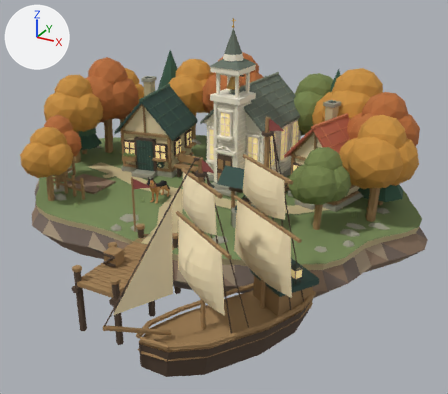
The glTF model public/models/alderwick-island.glb: old version first, new version second.
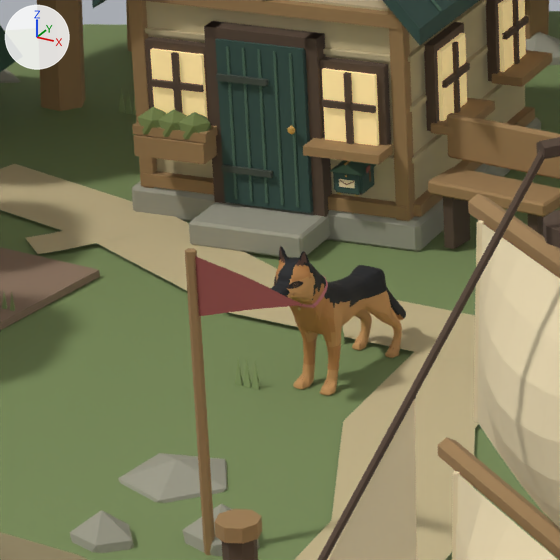
The first picture shows the older version from a 50 mm lens placed at (8.32, -14.5, 6.89), pointed at (1.19, -1.54, 0.41). The close-ups show the older and then the newer version on the part from 22% to 44% of the width and 34% to 59% of the height of that picture. Only the edits that show in the close-ups are written down. Every picture has the same lights, and +X, +Y and +Z are marked at upper left. Where no turn or scale is listed for an object, it has been applied to the vertices.

Objects in the first close-up: 'Khloe fitted almond eye -1', 'Khloe fitted almond eye 1', 'Khloe rose leather collar', 'KhloeCoat', 'ShipForesail', 'ShipMast_0__canvas', 'ShipMast_0__wood_light', 'VillageDoor__roof_green', 'grass_ground', 'plaster_alt', 'sand', 'stone', 'window_glow', 'wood', 'wood_light' and 20 more.
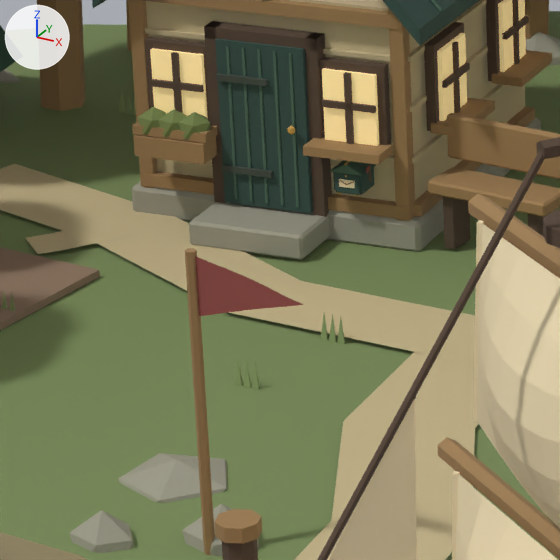
Not visible in the close-ups: 'Khloe little brass tag', 'Khloe soft toe creases'.

What differs and where, as boxes [x1, y1, x2, y2] in the close-ups (560 x 560 px):
'KhloeCoat', deleted: before [271, 246, 406, 395]
    faces in mat_khloe_warm_tan (orange #c6945b): [275, 273, 402, 395]
    faces in mat_khloe_charcoal_saddle (black #141518): [279, 246, 406, 318]
    faces in mat_khloe_warm_ochre (orange #b98148): [276, 260, 404, 370]
    faces in mat_khloe_deep_mask (black #151518): [271, 273, 291, 297]
'Khloe rose leather collar', deleted: before [298, 275, 328, 308]
'Khloe fitted almond eye 1', deleted: before [287, 281, 303, 289]

What changed in the scene script:
```text
Remove ob_khloe_fitted_almond_eye_1:
    ob_khloe_fitted_almond_eye_1 = bpy.data.objects.new('Khloe fitted almond eye 1', me_khloe_fitted_almond_eye_1)
    ob_khloe_fitted_almond_eye_1.location = (-0.74, -1.65, 0.0)
Remove ob_khloe_fitted_almond_eye__1:
    ob_khloe_fitted_almond_eye__1 = bpy.data.objects.new('Khloe fitted almond eye -1', me_khloe_fitted_almond_eye__1)
    ob_khloe_fitted_almond_eye__1.location = (-0.74, -1.65, 0.0)
Remove ob_khloe_little_brass_tag:
    ob_khloe_little_brass_tag = bpy.data.objects.new('Khloe little brass tag', me_khloe_little_brass_tag)
    ob_khloe_little_brass_tag.location = (-0.74, -1.65, 0.0)
Remove ob_khloe_rose_leather_collar:
    ob_khloe_rose_leather_collar = bpy.data.objects.new('Khloe rose leather collar', me_khloe_rose_leather_collar)
    ob_khloe_rose_leather_collar.location = (-0.74, -1.65, 0.0)
Remove ob_khloe_soft_toe_creases:
    ob_khloe_soft_toe_creases = bpy.data.objects.new('Khloe soft toe creases', me_khloe_soft_toe_creases)
    ob_khloe_soft_toe_creases.location = (-0.74, -1.65, 0.0)
Remove ob_khloecoat:
    ob_khloecoat = bpy.data.objects.new('KhloeCoat', me_khloecontinuouscoat)
    ob_khloecoat.location = (-0.74, -1.65, 0.0)
```
